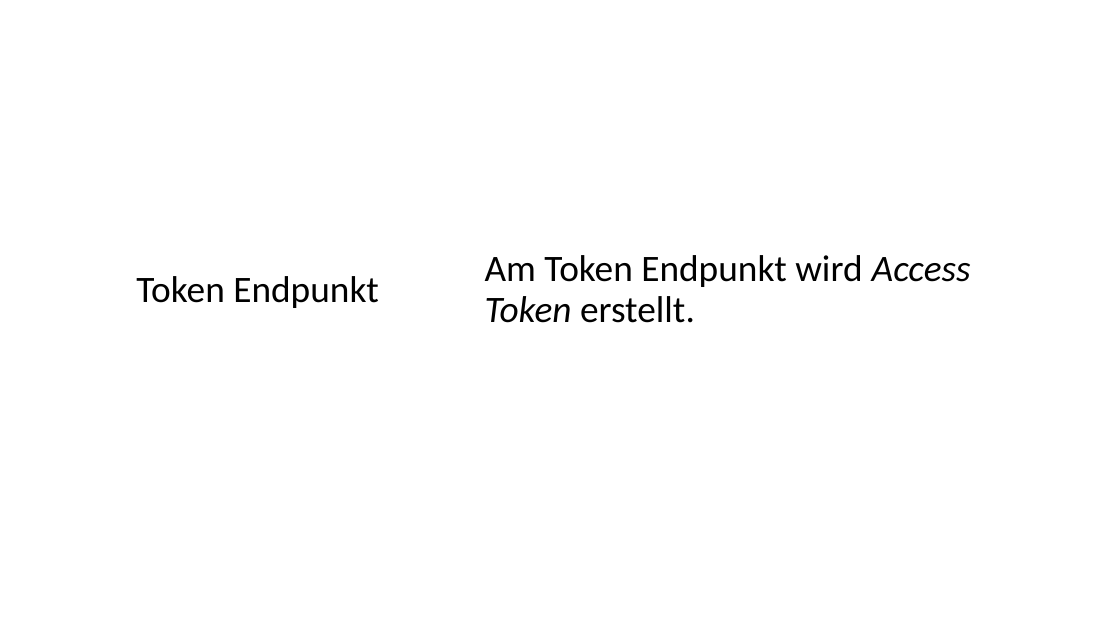
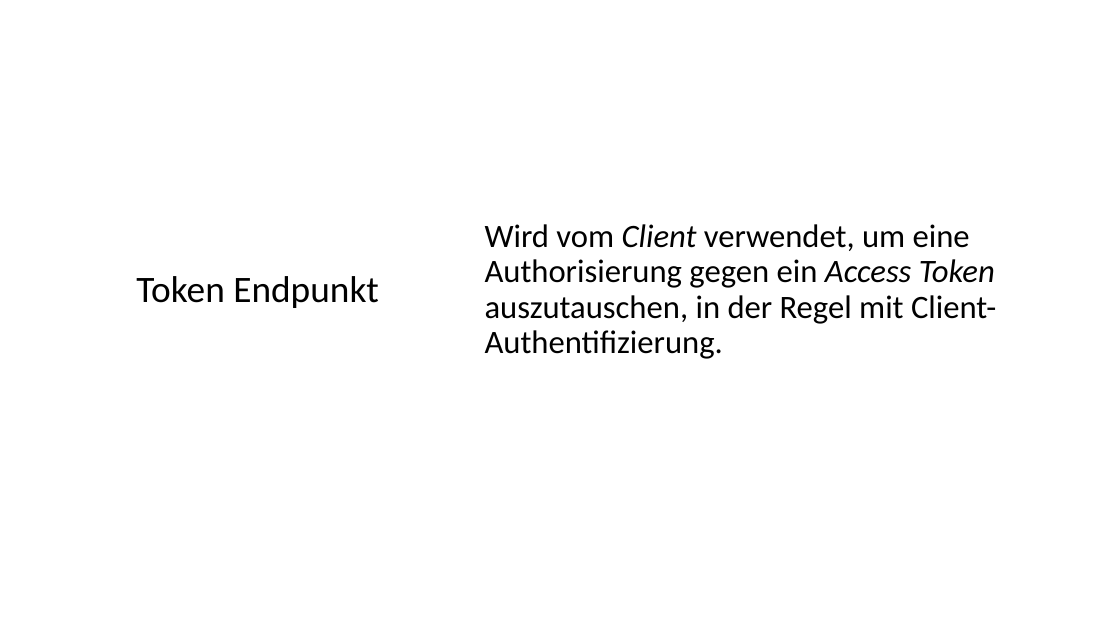
Before and after one commit to danielwagn3r/openid-workshop, a slide deck: slide 22 of OpenID Connect & OAuth.pptx (slide 23 before the commit). Drawn at 1120x630 pixels with LibreOffice and Linux fonts; fonts in the diff are those of the drawing. Boxes give left, top, right and bottom in pixels: in the first picture for what was removed or moved away, otherwise in the second. Text is boxed around its words. In the diff, an @@ line names an element or a change of style, - is before the commit and + after.

```diff
--- a/OpenID Connect & OAuth.pptx
+++ b/OpenID Connect & OAuth.pptx
@@ text at (485, 224, 996, 359): text changed; size 32 to 28 pt @@
-Am Token Endpunkt wird Access Token erstellt.
+Wird vom Client verwendet, um eine Authorisierung gegen ein Access Token auszutauschen, in der Regel mit Client-Authentifizierung.
```
Also in this commit, not shown: 25 other slides changed, 3 slides added, 1 slide removed.
